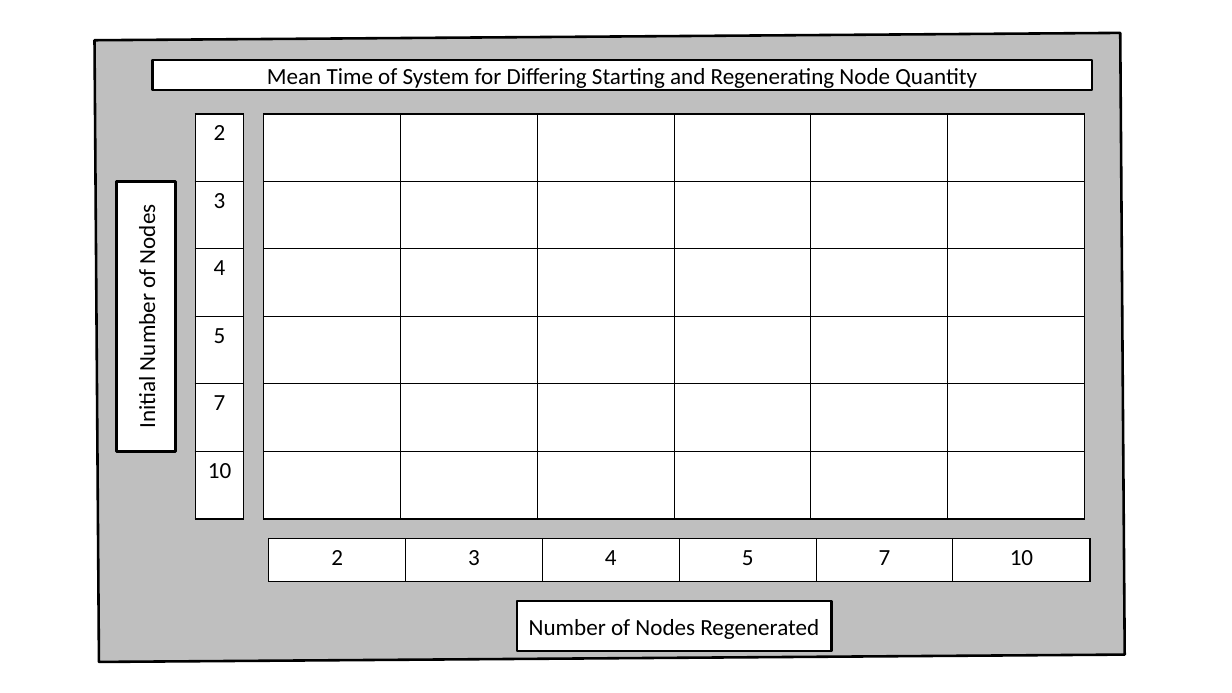
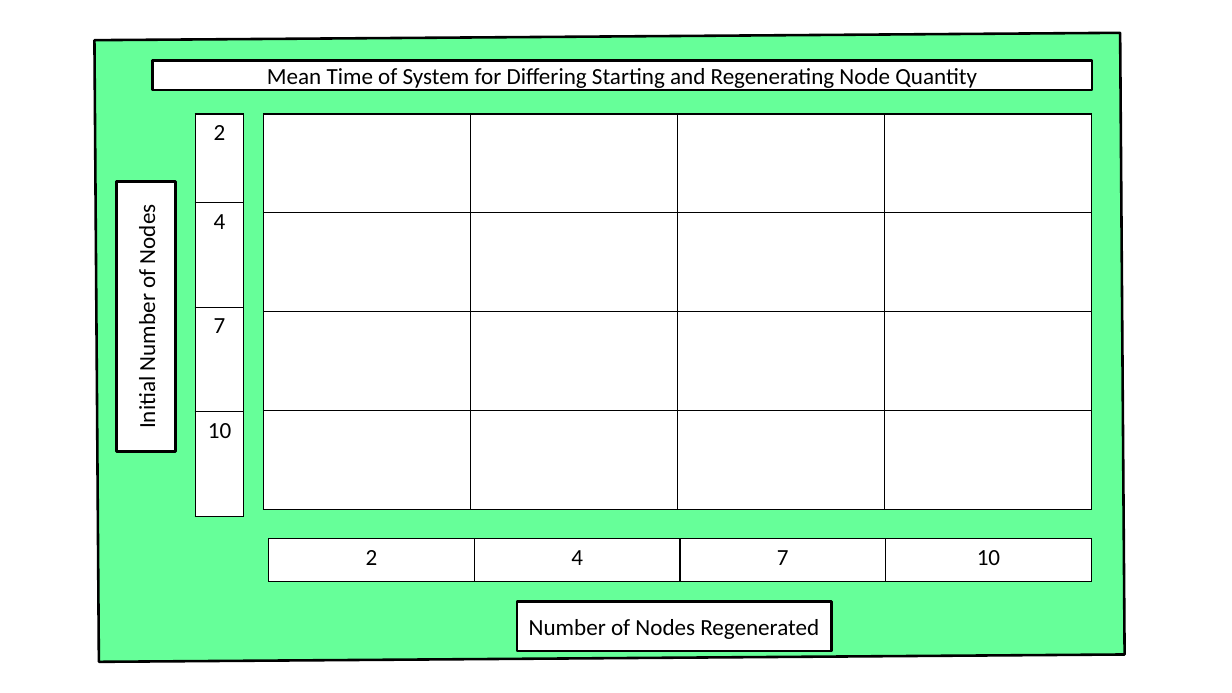
Before and after one commit to Jisha-George/AutonomousRoboticSystem, a slide deck: slide 1 of Test.pptx. Drawn at 1232x693 pixels with LibreOffice and Linux fonts; fonts in the diff are those of the drawing. Boxes give left, top, right and bottom in pixels: in the first picture for what was removed or moved away, otherwise in the second. Text is boxed around its words. In the diff, an @@ line names an element or a change of style, - is before the commit and + after.

```diff
--- a/Test.pptx
+++ b/Test.pptx
@@ rectangle at box(95, 33, 1125, 663): fill #BFBFBF to #66FF99 @@
@@ table at box(195, 114, 244, 517) @@
-row 2: 3
-row 4: 5
@@ table at box(263, 114, 1092, 509) @@
- |  |  |  |  | 
- |  |  |  |  | 
- |  |  |  |  | 
- |  |  |  |  | 
- |  |  |  |  | 
- |  |  |  |  | 
+ |  |  | 
+ |  |  | 
+ |  |  | 
+ |  |  | 
@@ table: place and size @@
-table at box(263, 114, 1084, 518)
+table at box(263, 114, 1092, 509)
@@ table at box(269, 539, 1093, 581) @@
-column 2: 3
-column 4: 5
```
Also in this commit, not shown: 1 other slide changed, 1 slide added, 2 slides removed, 1 other file.
